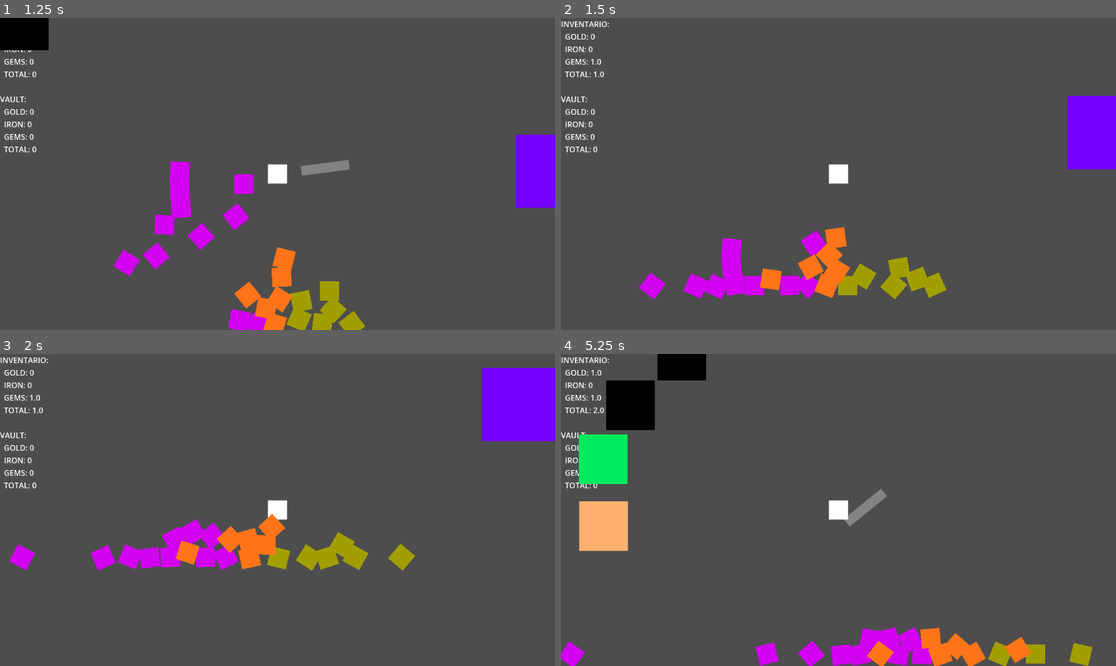
Above: before the commit, frames 1-4 (two rows, left to right).
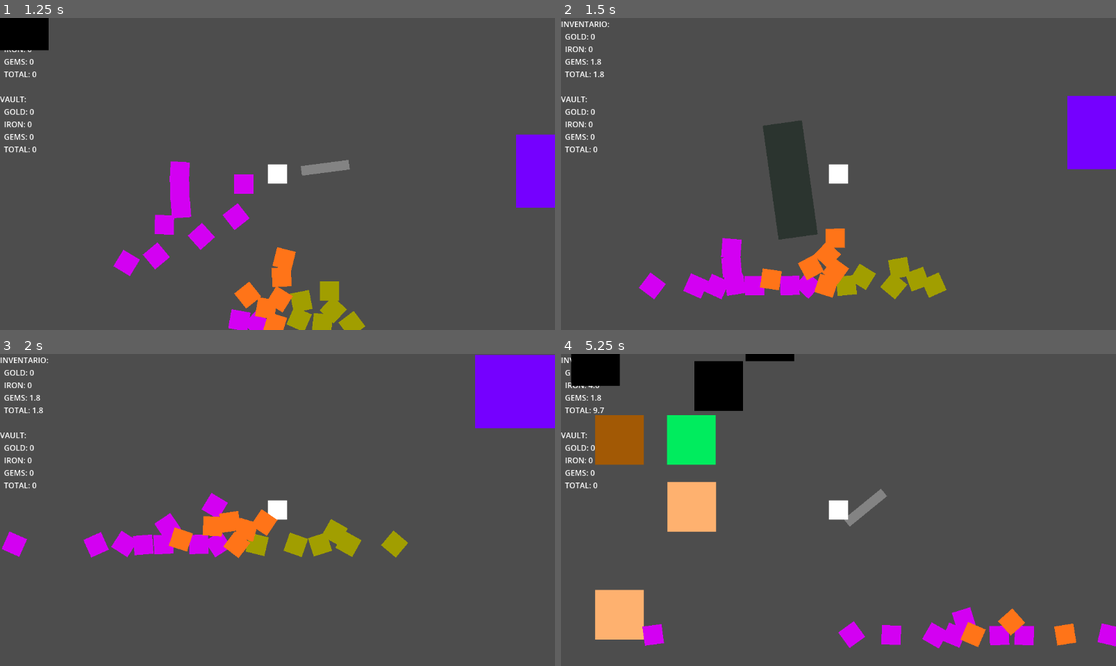
Above: after the commit, the same moments.

Repository: Themecus/Juego-de-mineria
Game: Godot game, scene res://Scene/test_zone.tscn
Same seed, same stepped clock (60 frames per second), same inputs: the game is played once before the commit and once after it.
Inputs (mouse positions are in pixels of both pictures, inside the frame that each line leads up to):
- Up to frame 1 (1.25 s): move the mouse to (399, 158) at 0.52 s; press the mouse at (399, 158) at 0.53 s; hold D (Right) from 0.53 s (still down)
- Up to frame 2 (1.5 s): move the mouse to (727, 189) at 1.27 s; release D (Right) at 1.28 s; release the mouse at (727, 189) at 1.28 s; hold S (Down) from 1.28 s (still down); right-click (727, 189) at 1.35 s
- Up to frame 3 (2 s): keep holding S (Down)
- Up to frame 4 (5.25 s): move the mouse to (894, 441) at 2.02 s; release S (Down) at 2.03 s; press the mouse at (894, 441) at 2.03 s; hold D (Right) 2.03-2.78 s; move the mouse to (810, 572) at 2.77 s; release the mouse at (810, 572) at 2.78 s; hold W (Up) 2.78-3.53 s; right-click (810, 572) at 2.85 s; move the mouse to (1005, 556) at 3.52 s; press the mouse at (1005, 556) at 3.53 s; hold A (Left) 3.53-5.03 s; move the mouse to (672, 463) at 4.27 s; release the mouse at (672, 463) at 4.28 s; right-click (672, 463) at 4.35 s; move the mouse to (866, 510) at 5.02 s; press the mouse at (866, 510) at 5.03 s; hold S (Down) from 5.03 s (still down)

Frame 1 is identical in both runs. In frame 2, 3.0% of the frame differs, in the area x 6-57%, y 13-91%; in frame 3, 7.3%; in frame 4, 18%, in the area x 0-100%, y 0-100%.

Commit message:
Cambios y Mejoras
Los bloques droppe mas minerales
Los minerales salgan en desorden

Diff:
--- a/juego-de-mineria/Scene/bag.tscn
+++ b/juego-de-mineria/Scene/bag.tscn
@@ -1,16 +1,18 @@
 [gd_scene format=3 uid="uid://bgig465kd3gg2"]
+
+[ext_resource type="Script" uid="uid://1quje131xnvy" path="res://Scripts/bag.gd" id="1_f16am"]
 
 [sub_resource type="RectangleShape2D" id="RectangleShape2D_hlfc2"]
 
-[node name="Bag" type="Node2D" unique_id=1314187330]
+[node name="Bag" type="Area2D" unique_id=201714226]
+scale = Vector2(1, 2.8799996)
+script = ExtResource("1_f16am")
 
-[node name="Area2D" type="Area2D" parent="." unique_id=201714226]
-
-[node name="CollisionShape2D" type="CollisionShape2D" parent="Area2D" unique_id=1783906400]
+[node name="CollisionShape2D" type="CollisionShape2D" parent="." unique_id=1783906400]
 scale = Vector2(4, 4)
 shape = SubResource("RectangleShape2D_hlfc2")
 
-[node name="ColorRect" type="ColorRect" parent="Area2D" unique_id=53380284]
+[node name="ColorRect" type="ColorRect" parent="." unique_id=53380284]
 offset_left = -40.0
 offset_top = -41.0
 offset_right = 42.0
--- a/juego-de-mineria/Scene/player.tscn
+++ b/juego-de-mineria/Scene/player.tscn
@@ -3,13 +3,10 @@
 [ext_resource type="Script" uid="uid://dy7lv8gwo0e3g" path="res://Scripts/Player.gd" id="1_kelma"]
 [ext_resource type="PackedScene" uid="uid://cgdikpyvawqkf" path="res://Scene/shovel.tscn" id="2_xa75v"]
 [ext_resource type="Script" uid="uid://b1jki3stir1xu" path="res://Scripts/console.gd" id="2_y8w33"]
-[ext_resource type="Script" uid="uid://1quje131xnvy" path="res://Scripts/bag.gd" id="4_58ae2"]
+[ext_resource type="PackedScene" uid="uid://bgig465kd3gg2" path="res://Scene/bag.tscn" id="4_58ae2"]
 
 [sub_resource type="CircleShape2D" id="CircleShape2D_y8w33"]
 radius = 20.0
-
-[sub_resource type="RectangleShape2D" id="RectangleShape2D_kelma"]
-size = Vector2(68, 138)
 
 [node name="Player" type="Node2D" unique_id=1812824144]
 
@@ -39,11 +36,7 @@
 [node name="CollisionShape2D" type="CollisionShape2D" parent="Player" unique_id=1751407248]
 shape = SubResource("CircleShape2D_y8w33")
 
-[node name="Bag" type="Area2D" parent="Player" unique_id=1935631582]
-script = ExtResource("4_58ae2")
-
-[node name="CollisionShape2D" type="CollisionShape2D" parent="Player/Bag" unique_id=1166820741]
-shape = SubResource("RectangleShape2D_kelma")
+[node name="Bag" parent="Player" unique_id=1314187330 instance=ExtResource("4_58ae2")]
 
 [connection signal="area_entered" from="Player/Bag" to="Player" method="_on_bag_area_entered"]
 [connection signal="area_exited" from="Player/Bag" to="Player" method="_on_bag_area_exited"]
--- a/juego-de-mineria/Scripts/Player.gd
+++ b/juego-de-mineria/Scripts/Player.gd
@@ -116,6 +116,7 @@
 func _on_bag_area_entered(area: Area2D) -> void:#colocar en un grupo de cosas que solo se pueden iteractuar
 
 	if area.name=="Gold" or area.name=="Iron" or area.name=="Gems" or area.name=="Gold2" or area.name=="Iron2" or area.name=="Gems2":#ten siempre en cuenta los nombres de cada nodo para llamarlos
+
 		nameOre=area.name
 		oresCloset += 1
 		#collectable = area.get_parent()#2)usar alguna referencia como area y meter el get parent para conseguir el nodo principial donde esta el script
@@ -138,6 +139,7 @@
 
 func _on_bag_body_entered(body: Node2D) -> void:
 	if body.name=="Gold" or body.name=="Iron" or body.name=="Gems" or body.name=="Gold2" or body.name=="Iron2" or body.name=="Gems2":#ten siempre en cuenta los nombres de cada nodo para llamarlos
+
 		nameOre=body.name
 		oresCloset += 1
 		#collectable = body.get_parent()#2)usar alguna referencia como area y meter el get parent para conseguir el nodo principial donde esta el script
--- a/juego-de-mineria/Scripts/breakblocks.gd
+++ b/juego-de-mineria/Scripts/breakblocks.gd
@@ -5,15 +5,22 @@
 var durability=5
 var delta
 var ore=preload("res://Scene/iron.tscn")
+var ore_instance
+var capacity=0
 
 func breaker(delta):
 	durability=durability-delta
 	print(durability)
 	if durability<=0:
-		var ore_instance=ore.instantiate()
-		ore_instance.position=position
-		get_parent().add_child(ore_instance)#agregamos el get parents ya que cuando sea eliminado el no lo sea,
-		#en otro caso que no sea sde elimnacion quitalo y dejalo como addchildd
+		var numberOfOres=randi_range(1,4)
+		while capacity<numberOfOres:
+			var variation=Vector2(randf_range(-50,50),randf_range(-50,50))#esto actuara para que varie la ubicacion
+			#de dropeo de mineraels
+			ore_instance=ore.instantiate()
+			ore_instance.position=position+variation
+			get_parent().add_child(ore_instance)#agregamos el get parents ya que cuando sea eliminado el no lo sea,
+			#en otro caso que no sea sde elimnacion quitalo y dejalo como addchildd
+			capacity+=1
 		queue_free()
 
 func _on_area_2d_area_entered(area: Area2D):
--- a/juego-de-mineria/Scripts/stone_g.gd
+++ b/juego-de-mineria/Scripts/stone_g.gd
@@ -10,13 +10,3 @@
 func _process(delta):
 	if dig==true:
 		breaker(delta)
-
-func breaker(delta):
-	durability=durability-delta
-	print(durability)
-	if durability<=0:
-		var ore_instance=ore.instantiate()
-		ore_instance.position=position
-		get_parent().add_child(ore_instance)#agregamos el get parents ya que cuando sea eliminado el no lo sea,
-		#en otro caso que no sea sde elimnacion quitalo y dejalo como addchildd
-		queue_free()
--- a/juego-de-mineria/Scripts/stone_ge.gd
+++ b/juego-de-mineria/Scripts/stone_ge.gd
@@ -10,13 +10,3 @@
 func _process(delta):
 	if dig==true:
 		breaker(delta)
-
-func breaker(delta):
-	durability=durability-delta
-	print(durability)
-	if durability<=0:
-		var ore_instance=ore.instantiate()
-		ore_instance.position=position
-		get_parent().add_child(ore_instance)#agregamos el get parents ya que cuando sea eliminado el no lo sea,
-		#en otro caso que no sea sde elimnacion quitalo y dejalo como addchildd
-		queue_free()
--- a/juego-de-mineria/Scripts/stone_i.gd
+++ b/juego-de-mineria/Scripts/stone_i.gd
@@ -10,13 +10,3 @@
 func _process(delta):
 	if dig==true:
 		breaker(delta)
-
-func breaker(delta):
-	durability=durability-delta
-	print(durability)
-	if durability<=0:
-		var ore_instance=ore.instantiate()
-		ore_instance.position=position
-		get_parent().add_child(ore_instance)#agregamos el get parents ya que cuando sea eliminado el no lo sea,
-		#en otro caso que no sea sde elimnacion quitalo y dejalo como addchildd
-		queue_free()
